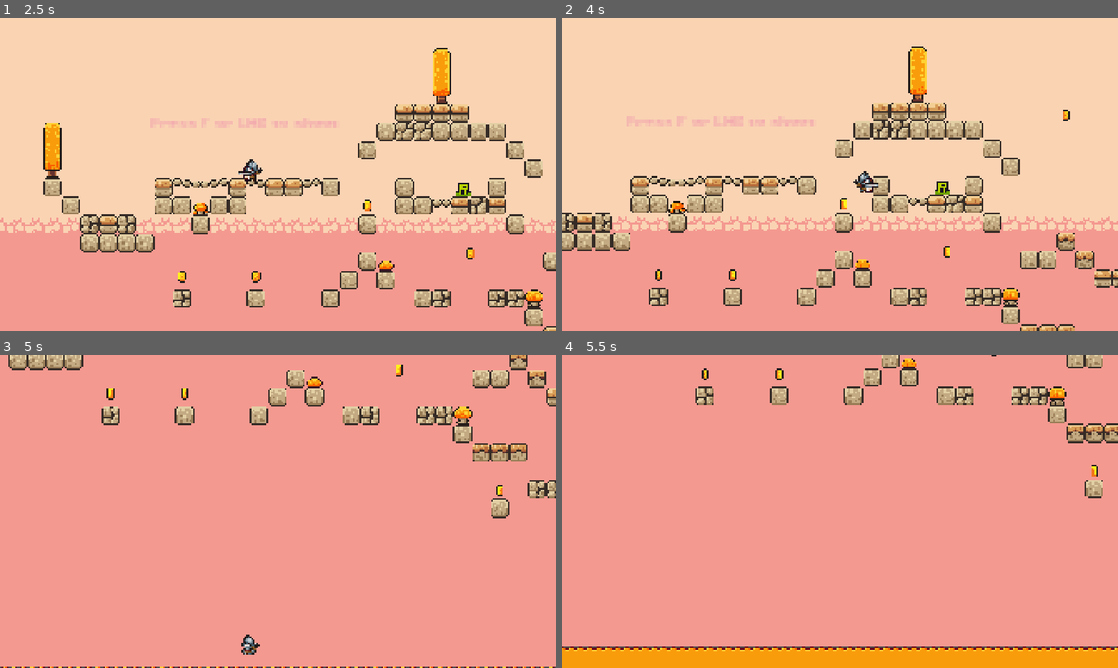
Above: before the commit, frames 1-4 (two rows, left to right).
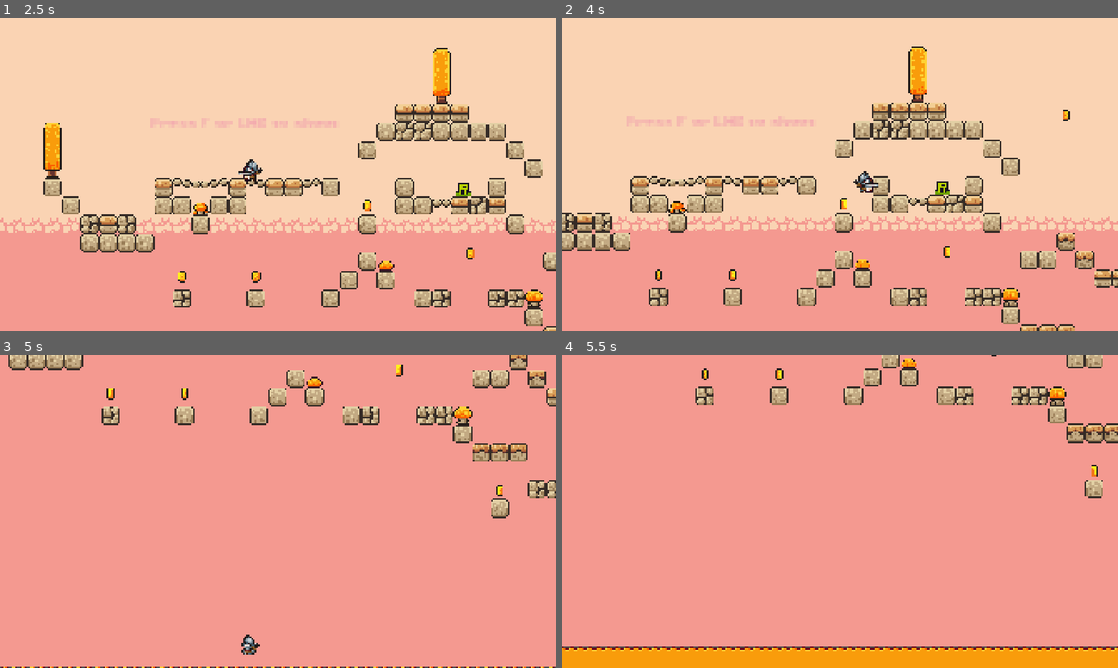
Above: after the commit, the same moments.

Repository: alex-tech-88/first-2d-game
Game: Godot game, scene res://scenes/levels/level_2.tscn
The game is run twice, just before and just after one commit, with the same random seed, the same clock (stepped at 60 frames per second) and the same inputs. This scene is started directly instead of the project's main scene. Sound files missing from this copy of the repository are replaced by a short silence.
Inputs (mouse positions are in pixels of both pictures, inside the frame that each line leads up to):
- Up to frame 1 (2.5 s): tap F at 0.5, 1.25, 2 s; move the mouse to (400, 158) at 0.52 s; press the mouse at (400, 158) at 0.53 s; hold Right (move_right) 0.53-2.03 s; tap Space (jump) at 0.77, 1.52 s; move the mouse to (166, 190) at 1.27 s; release the mouse at (166, 190) at 1.28 s; click (166, 190) at 1.35 s; move the mouse to (333, 105) at 2.02 s; press the mouse at (333, 105) at 2.03 s; hold Left (move_left) from 2.03 s (still down)
- Up to frame 2 (4 s): tap F at 2.75, 3.5 s; move the mouse to (812, 237) at 2.77 s; release Left (move_left) at 2.78 s; release the mouse at (812, 237) at 2.78 s; hold Right (move_right) from 2.78 s (still down); click (812, 237) at 2.85 s; tap Space (jump) at 3.02, 3.77 s; move the mouse to (1006, 221) at 3.52 s; press the mouse at (1006, 221) at 3.53 s
- Up to frame 3 (5 s): tap F at 4.25 s; move the mouse to (111, 464) at 4.27 s; release Right (move_right) at 4.28 s; release the mouse at (111, 464) at 4.28 s; hold Left (move_left) from 4.28 s (still down); click (111, 464) at 4.35 s; tap Space (jump) at 4.52 s
- Up to frame 4 (5.5 s): move the mouse to (867, 511) at 5.02 s; release Left (move_left) at 5.03 s; press the mouse at (867, 511) at 5.03 s; hold Right (move_right) from 5.03 s (still down)

Frame 1 is identical in both runs. In frame 2, 0.1% of the frame differs, in the area x 15-82%, y 41-92%; in frame 3, less than 0.1%; in frame 4, nothing differs.

Commit message:
added item_pickup sound

Diff:
--- a/scenes/bow_pickup.tscn
+++ b/scenes/bow_pickup.tscn
@@ -2,6 +2,7 @@
 
 [ext_resource type="Script" uid="uid://cye471aylyrg7" path="res://scripts/bow_pickup.gd" id="1_dua7c"]
 [ext_resource type="Texture2D" uid="uid://5f814ak0rvd3" path="res://assets/sprites/bow_transparent.png" id="1_f7rf7"]
+[ext_resource type="AudioStream" uid="uid://kskrumritdql" path="res://assets/sounds/pickup-item.mp3" id="3_834r4"]
 
 [sub_resource type="CircleShape2D" id="CircleShape2D_dua7c"]
 
@@ -17,3 +18,6 @@
 [node name="CollisionShape2D" type="CollisionShape2D" parent="." unique_id=1730684475]
 position = Vector2(0, 1)
 shape = SubResource("CircleShape2D_dua7c")
+
+[node name="PickupSound" type="AudioStreamPlayer2D" parent="." unique_id=1779912280]
+stream = ExtResource("3_834r4")
--- a/scripts/bow_pickup.gd
+++ b/scripts/bow_pickup.gd
@@ -5,6 +5,8 @@
 const HOVER_SPEED: float = 2.0       # Oscillations per second
 const ROTATE_SPEED: float = 0.6      # Radians per second
 const PULSE_SCALE: float = 0.06      # Max scale change for attention pulse
+
+@onready var pickup_sound: AudioStreamPlayer2D = $PickupSound
 
 # Stored origin so hover is relative to placement in the level
 var origin_y: float = 0.0
@@ -32,6 +34,13 @@
 func _on_body_entered(body: Node2D) -> void:
 	if not body.is_in_group("Player"):
 		return
-	# Grant the bow ability to the player
 	body.pickup_bow()
+
+	# Stop hovering and hide sprite immediately
+	set_process(false)
+	$Sprite2D.visible = false
+
+	# Play sound and wait for it to finish before removing the node
+	pickup_sound.play()
+	await pickup_sound.finished
 	queue_free()
